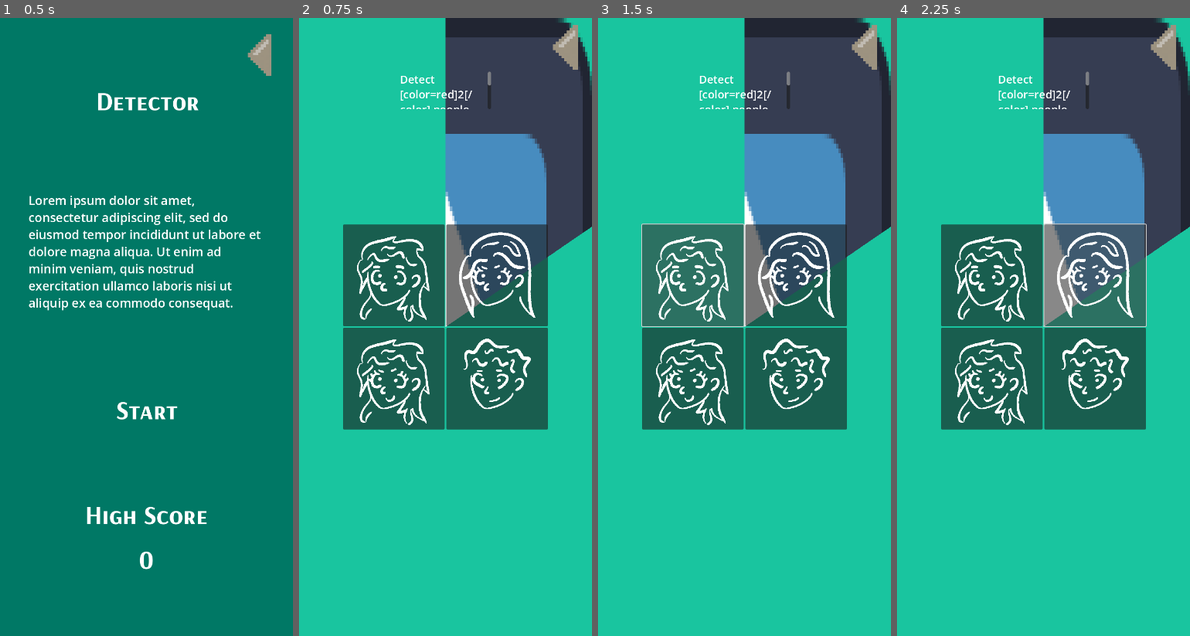
Above: before the commit, frames 1-4 (left to right).
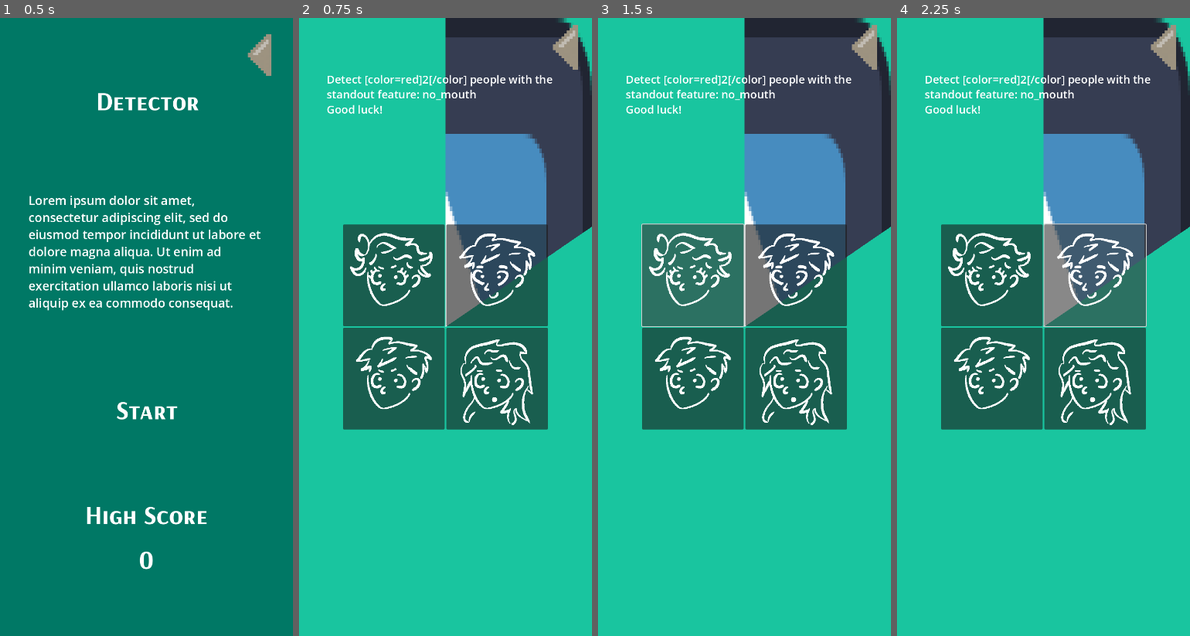
Above: after the commit, the same moments.

Repository: daniel-macias/mrduelm
Game: Godot game, scene res://Scenes/detector.tscn
Same seed, same stepped clock (60 frames per second), same inputs: the game is played once before the commit and once after it. This scene is started directly instead of the project's main scene. The engine's default icon, where the game draws it, is replaced by a stand-in: a white triangle on a blue panel in a dark square.
Inputs (mouse positions are in pixels of both pictures, inside the frame that each line leads up to):
- Up to frame 1 (0.5 s): no input
- Up to frame 2 (0.75 s): click "Start" at 0.5 s
- Up to frame 3 (1.5 s): click (691, 277) at 1.27 s
- Up to frame 4 (2.25 s): click (1096, 277) at 2.02 s

Frame 1 is identical in both runs. In frame 2, 4.8% of the frame differs, in the area x 9-87%, y 8-66%; in frame 3, 4.8%; in frame 4, 4.8%.

Commit message:
fixed randomization of people to detect

Diff:
--- a/Scenes/detector.tscn
+++ b/Scenes/detector.tscn
@@ -179,10 +179,10 @@
 anchors_preset = 5
 anchor_left = 0.5
 anchor_right = 0.5
-offset_left = -112.0
+offset_left = -292.0
 offset_top = 132.0
-offset_right = 112.0
-offset_bottom = 224.0
+offset_right = 289.0
+offset_bottom = 395.0
 grow_horizontal = 2
 theme_override_font_sizes/normal_font_size = 27
 text = "Find:"
--- a/Scripts/Minigames/Detector.gd
+++ b/Scripts/Minigames/Detector.gd
@@ -93,6 +93,14 @@
 
 	# Create people for the grid
 	var total_people = grid_size * grid_size
+	var selected_people = []  # Store indices of affected people
+
+	# Randomly select unique people to be affected
+	while selected_people.size() < people_to_detect:
+		var random_index = randi() % total_people
+		if random_index not in selected_people:
+			selected_people.append(random_index)
+
 	for i in range(total_people):
 		var new_person = person_template.duplicate()
 		new_person.show()
@@ -115,8 +123,9 @@
 			for part in parts:
 				part.set_size(Vector2(character_size, character_size))
 
-		if i < people_to_detect:
+		if i in selected_people:
 			apply_standout_feature(new_person, standout_type)
+
 	flip_random_people(flip_amount)
 
 
